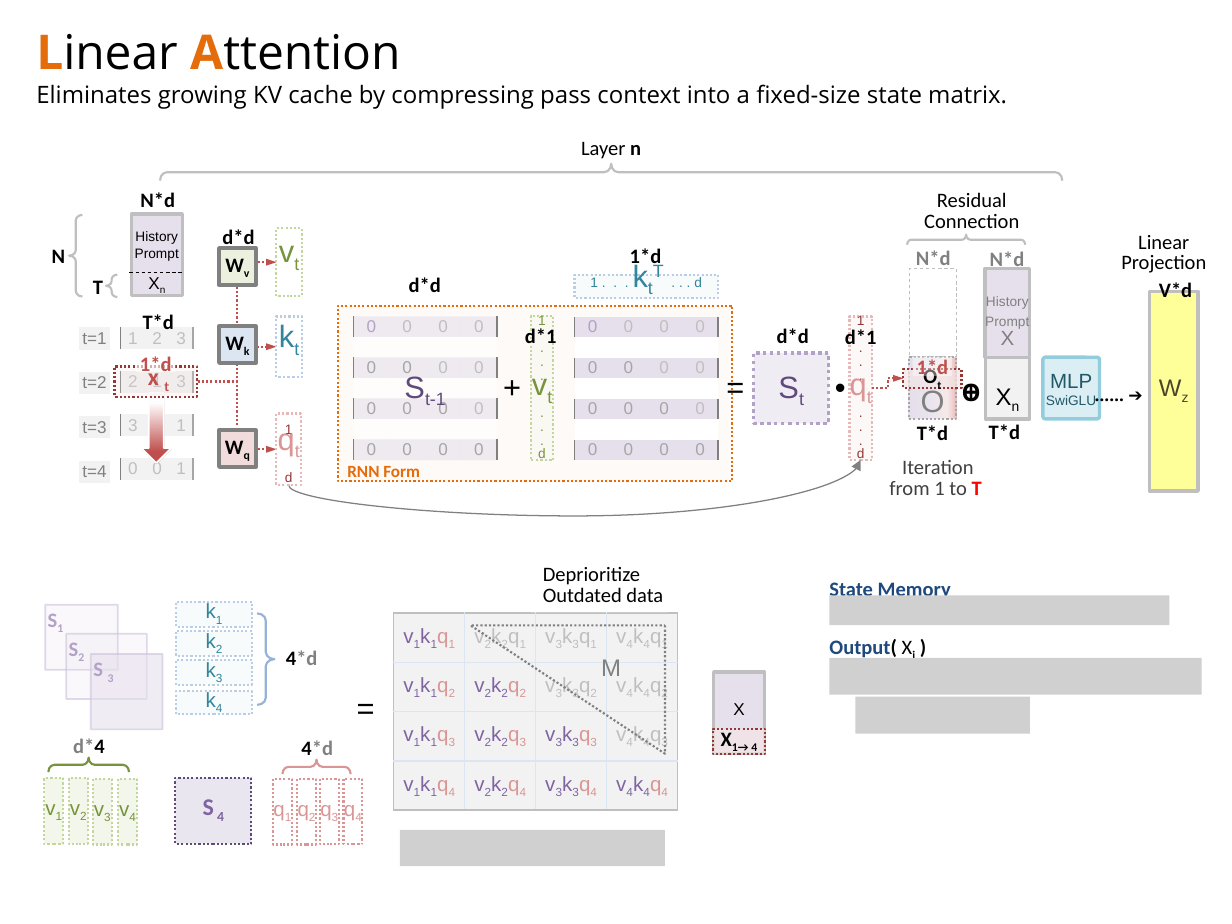
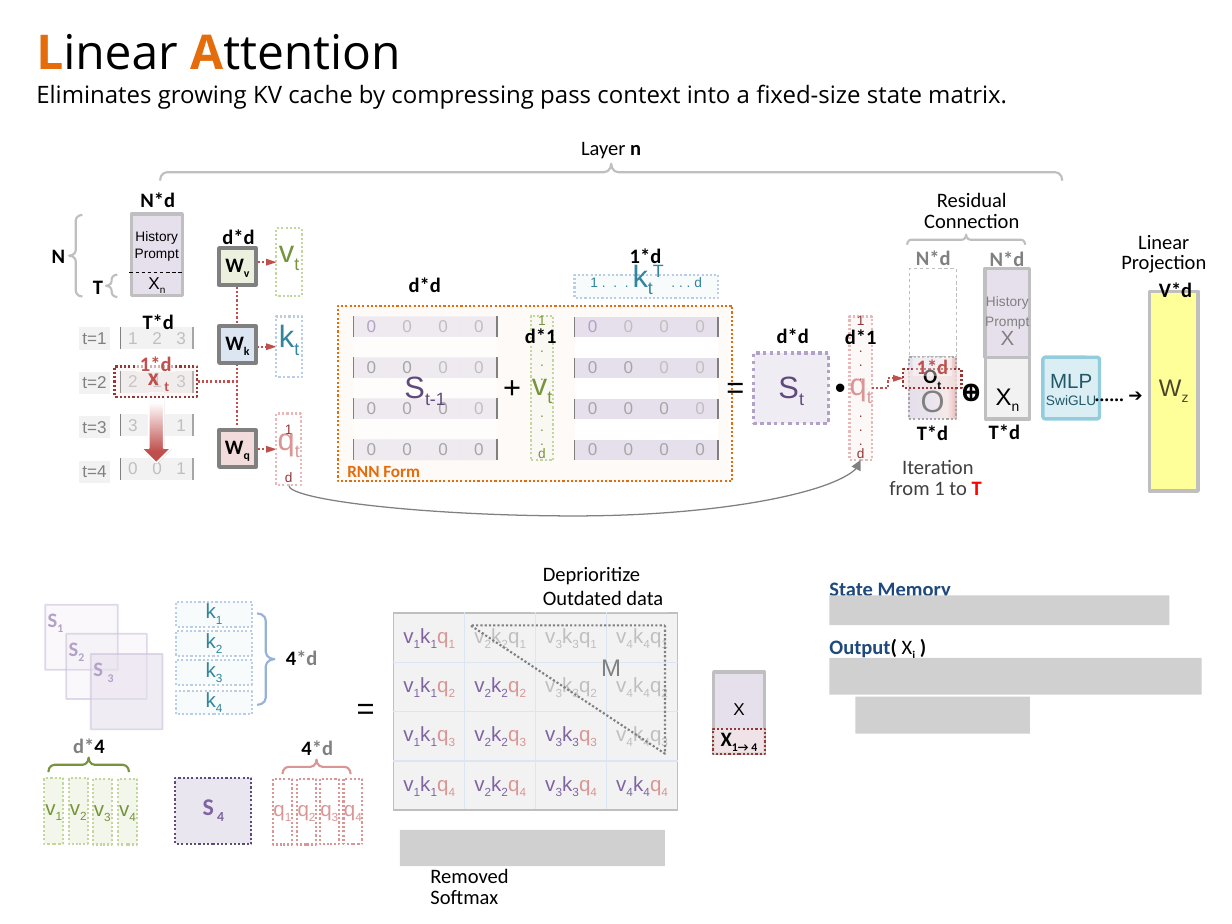
Before and after one commit to navibator/crazy-ai, a slide deck: slide 5 of temp.pptx (slide 4 before the commit). Drawn at 1232x924 pixels with LibreOffice and Linux fonts; fonts in the diff are those of the drawing; grey boxes stand for pictures. Boxes give left, top, right and bottom in pixels: in the first picture for what was removed or moved away, otherwise in the second. Text is boxed around its words. In the diff, an @@ line names an element or a change of style, - is before the commit and + after.

```diff
--- a/temp.pptx
+++ b/temp.pptx
@@ rectangle "Deprioritize" at [531,559,668,614]: line spacing 12pt to 14pt @@
@@ rectangle added at [419,869,505,907], fill #FFFFFF at 20% opacity, 12 pt, text #000000 @@
+Removed
+Softmax
```
Also in this commit, not shown: 2 other slides changed, 1 slide added.
